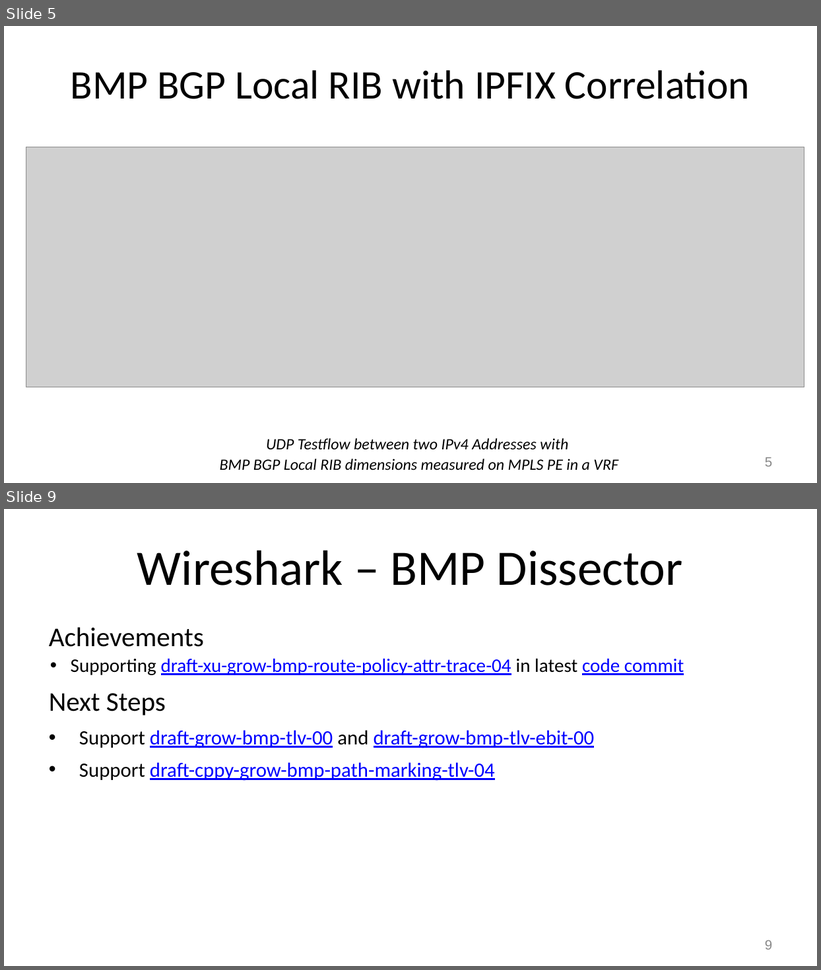
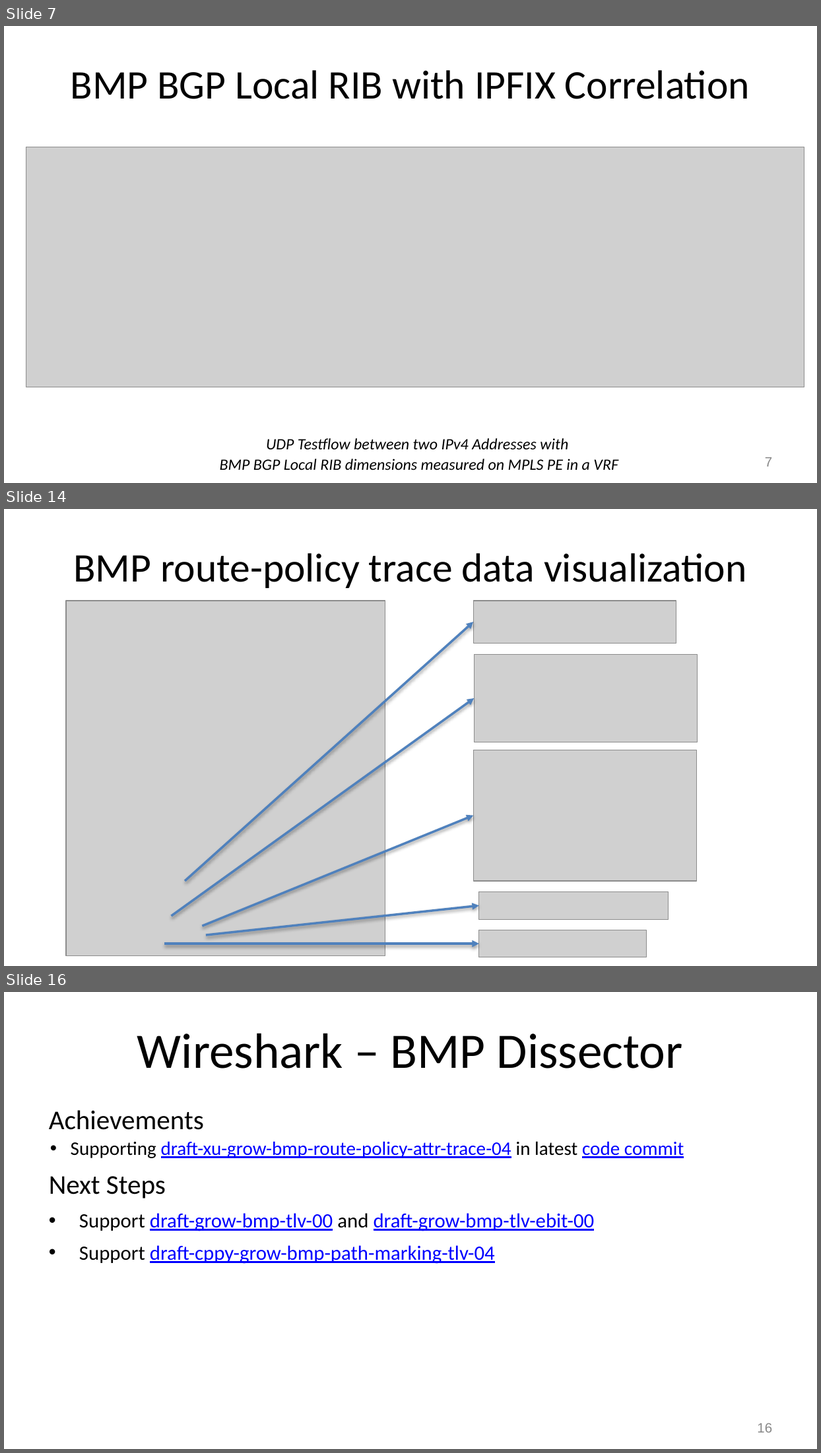
Before and after one commit to IETF-Hackathon/ietf108-project-presentations, a slide deck: ietf-108-hackathon-bmp.pptx. Shown one above the other, each under a label of ours: slides 5 and 9 before the commit, slides 7, 14 and 16 after it; the slides between them are not shown. The pictures are 821x970 and 821x1453 pixels, drawn with LibreOffice and Linux fonts; fonts in the diff are those of the drawing; grey boxes stand for pictures. Boxes give left, top, right and bottom in pixels: in the first picture for what was removed or moved away, otherwise in the second. Text is boxed around its words. In the diff, an @@ line names an element or a change of style, - is before the commit and + after.

```diff
--- a/ietf-108-hackathon-bmp.pptx
+++ b/ietf-108-hackathon-bmp.pptx
@@ slide 14 added at (4, 509, 817, 966), background #FFFFFF @@
@@ title added at (74, 553, 746, 588), 36 pt, text #000000 @@
+BMP route-policy trace data visualization
@@ picture added at (66, 601, 385, 956) @@
@@ picture added at (473, 601, 676, 643) @@
@@ arrow added from (185, 881) to (473, 622), #4F81BD 2 pt @@
@@ picture added at (474, 655, 697, 743) @@
@@ arrow added from (172, 916) to (474, 698), #4F81BD 2 pt @@
@@ picture added at (473, 751, 697, 881) @@
@@ arrow added from (203, 926) to (473, 815), #4F81BD 2 pt @@
@@ picture added at (479, 892, 669, 920) @@
@@ arrow added from (206, 935) to (479, 906), #4F81BD 2 pt @@
@@ arrow added from (164, 944) to (479, 944), #4F81BD 2 pt @@
@@ picture added at (479, 931, 646, 958) @@
@@ what was slide 5 is now slide 7 @@
@@ page number at (765, 458, 772, 467): text changed @@
-5
+7
@@ what was slide 9 is now slide 16 @@
@@ page number at (757, 1424, 772, 1433): text changed @@
-9
+16
```
Also in this commit, not shown: 1 slide changed, 6 other slides added, 1 other file.
